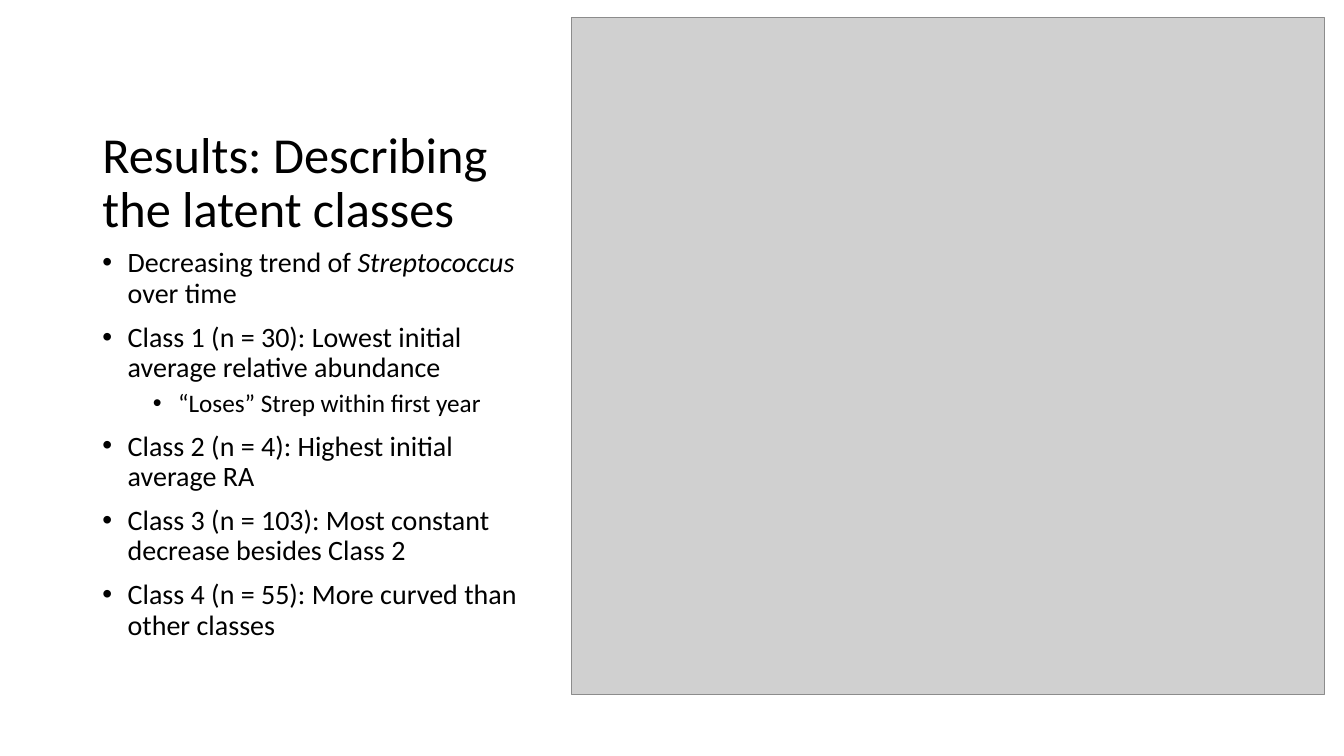
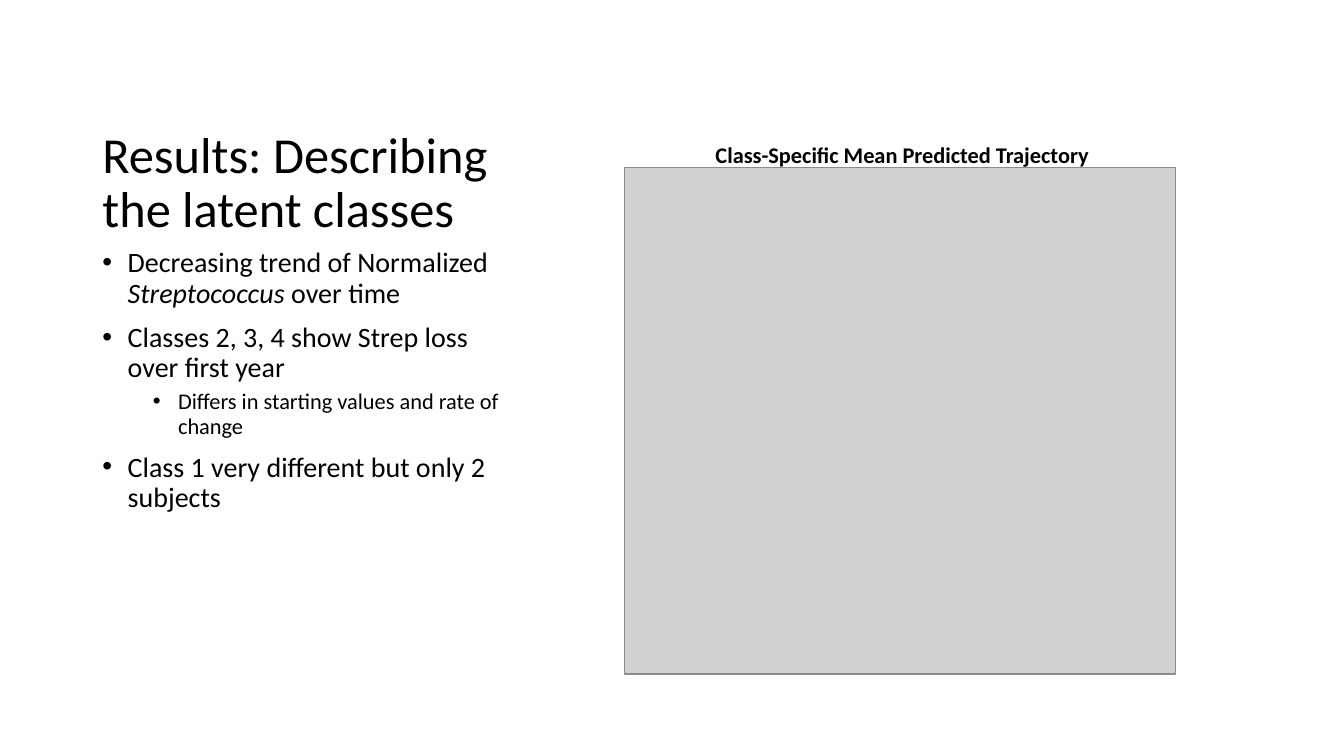
Before and after one commit to caseyicesakamoto/CUANSCHUTZ, a slide deck: slide 29 of Thesis/Results/Thesis Defense.pptx (slide 24 before the commit). Drawn at 1344x756 pixels with LibreOffice and Linux fonts; fonts in the diff are those of the drawing; grey boxes stand for pictures. Boxes give left, top, right and bottom in pixels: in the first picture for what was removed or moved away, otherwise in the second. Text is boxed around its words. In the diff, an @@ line names an element or a change of style, - is before the commit and + after.

```diff
--- a/Thesis/Results/Thesis Defense.pptx
+++ b/Thesis/Results/Thesis Defense.pptx
@@ text added at (715, 147, 1089, 169), 16 pt, text #000000, bold @@
+Class-Specific Mean Predicted Trajectory
@@ picture: place and size @@
-picture at (572, 18, 1325, 695)
+picture at (624, 167, 1176, 674)
@@ text at (128, 252, 499, 512): text changed @@
-• Decreasing trend of Streptococcus over time
-• Class 1 (n = 30): Lowest initial average relative abundance
-  • “Loses” Strep within first year
-• Class 2 (n = 4): Highest initial average RA
-• Class 3 (n = 103): Most constant decrease besides Class 2
-• Class 4 (n = 55): More curved than other classes
+• Decreasing trend of Normalized Streptococcus over time
+• Classes 2, 3, 4 show Strep loss over first year
+  • Differs in starting values and rate of change
+• Class 1 very different but only 2 subjects
```
Also in this commit, not shown: 19 other slides changed, 13 slides added, 2 slides removed, 3 other files.
